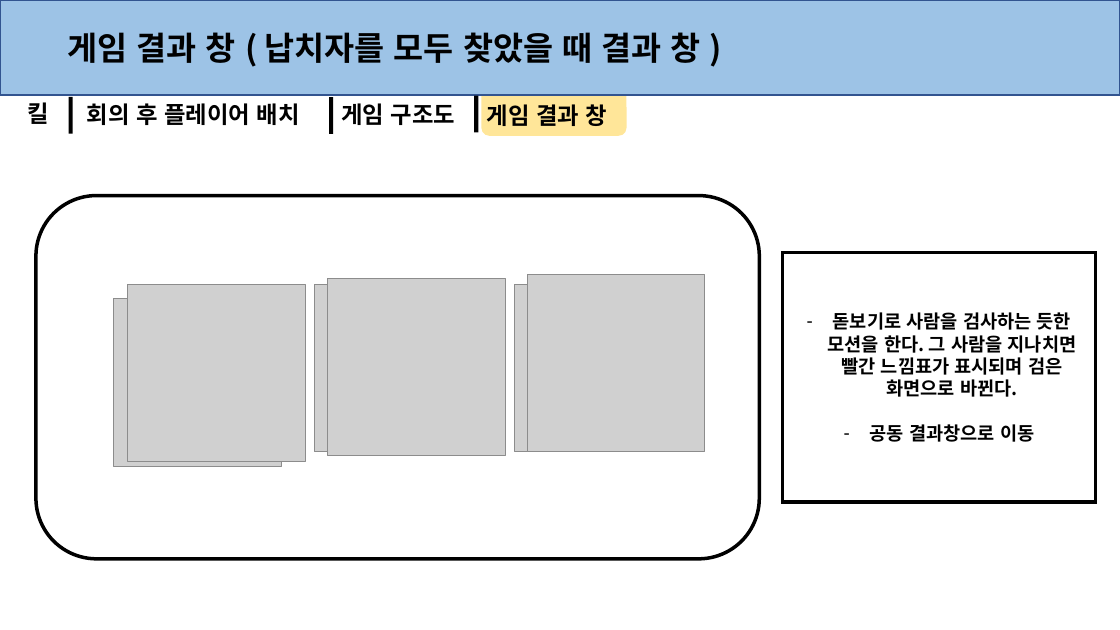
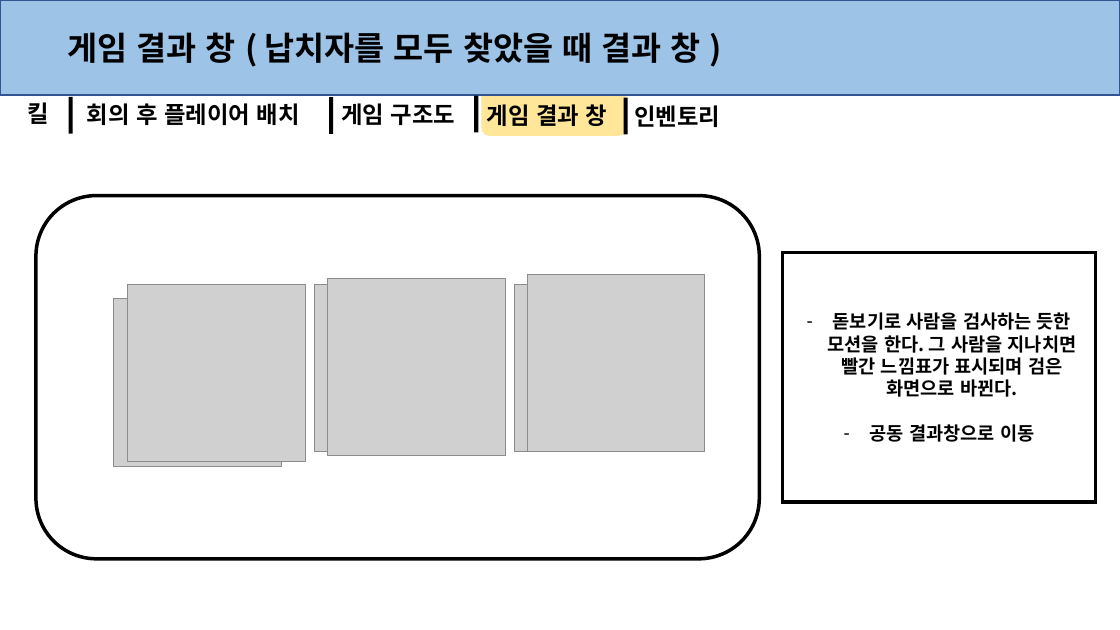
Before and after one commit to anglik0370/EscapeIsland, a slide deck: slide 8 of Document/시스템/시스템.pptx. Drawn at 1120x630 pixels with LibreOffice and Linux fonts; fonts in the diff are those of the drawing; grey boxes stand for pictures. Boxes give left, top, right and bottom in pixels: in the first picture for what was removed or moved away, otherwise in the second. Text is boxed around its words. In the diff, an @@ line names an element or a change of style, - is before the commit and + after.

```diff
--- a/Document/시스템/시스템.pptx
+++ b/Document/시스템/시스템.pptx
@@ rectangle added at (x1=623, y1=97, x2=628, y2=134), fill #000000 @@
@@ text added at (x1=634, y1=105, x2=720, y2=127), 20 pt, text #000000, bold @@
+인벤토리
```
Also in this commit, not shown: 7 other slides changed, 3 slides added, 3 other files.
